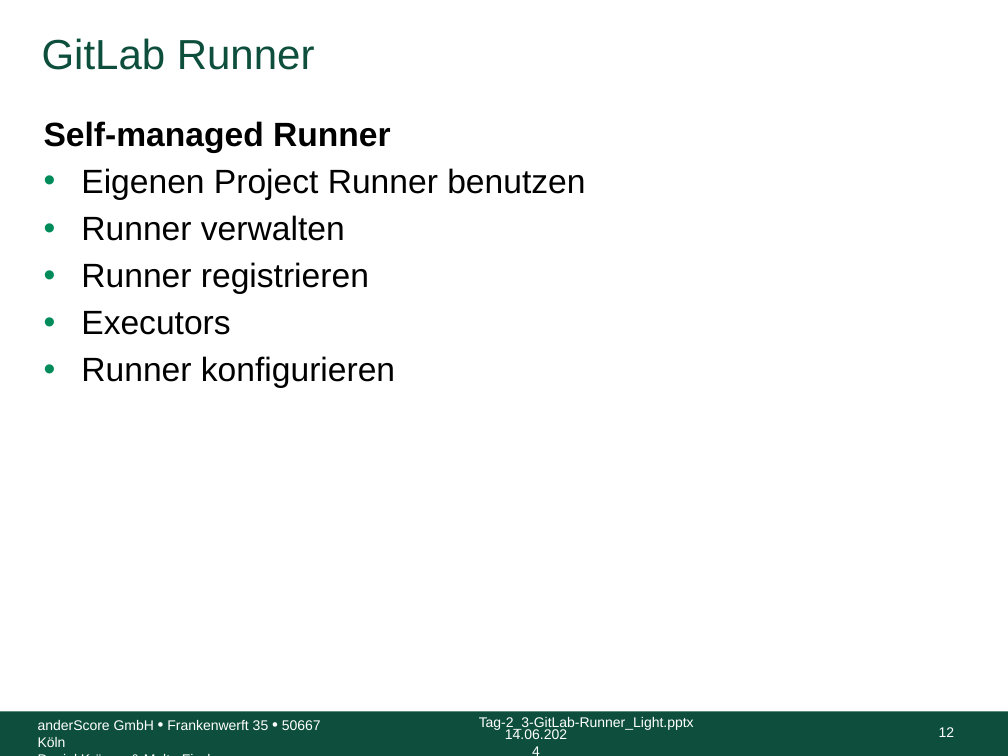
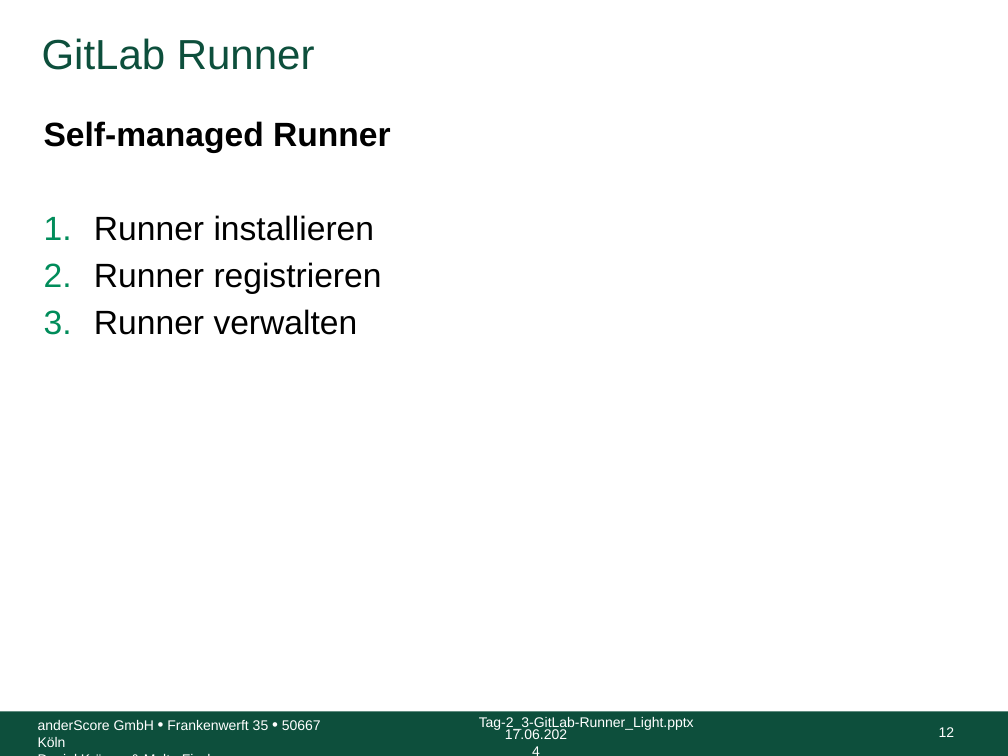
Before and after one commit to anderscore-gmbh/gitlab, a slide deck: slide 12 of slides/Tag-2_3-GitLab-Runner.pptx. Drawn at 1008x756 pixels with LibreOffice and Linux fonts; fonts in the diff are those of the drawing; background and template pictures are left out. Boxes give left, top, right and bottom in pixels: in the first picture for what was removed or moved away, otherwise in the second. Text is boxed around its words. In the diff, an @@ line names an element or a change of style, - is before the commit and + after.

```diff
--- a/slides/Tag-2_3-GitLab-Runner.pptx
+++ b/slides/Tag-2_3-GitLab-Runner.pptx
@@ text at bbox=[94, 215, 382, 294]: text changed @@
-• Eigenen Project Runner benutzen
+1. Runner installieren
+2. Runner registrieren
@@ text at bbox=[81, 262, 395, 388]: paragraphs removed @@
-• Runner registrieren
-• Executors
-• Runner konfigurieren
@@ text at bbox=[94, 309, 358, 335]: bullet • to 1. @@
@@ text at bbox=[505, 729, 567, 739]: text changed @@
-14.06.2024
+17.06.2024
```
Also in this commit, not shown: 99 other slides changed, 4 other files.
